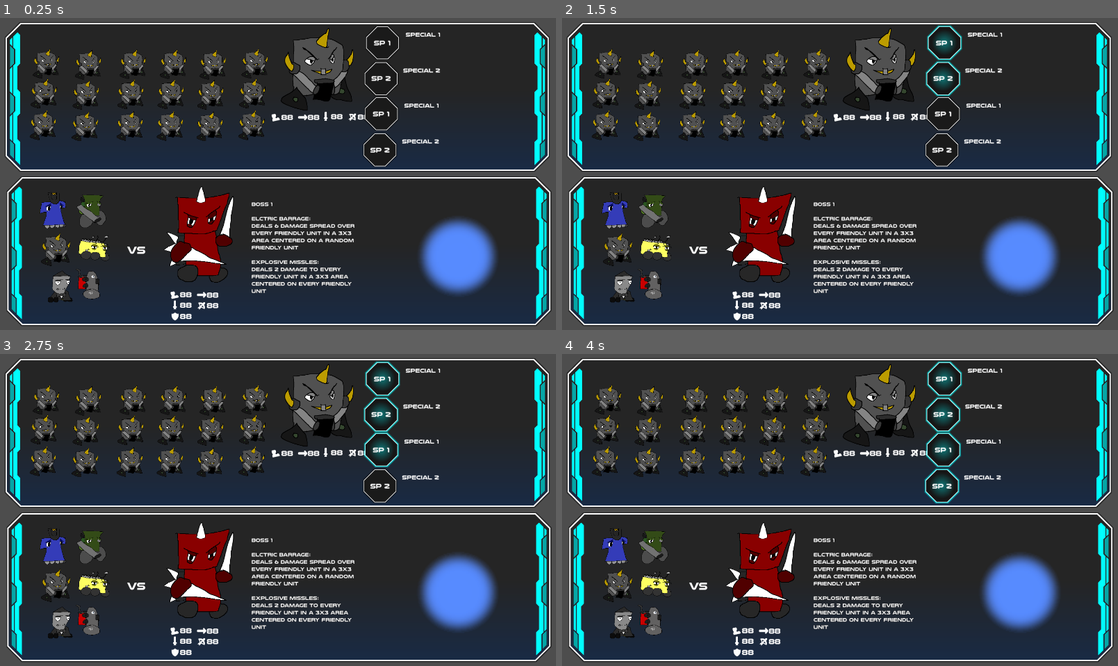
Above: before the commit, frames 1-4 (two rows, left to right).
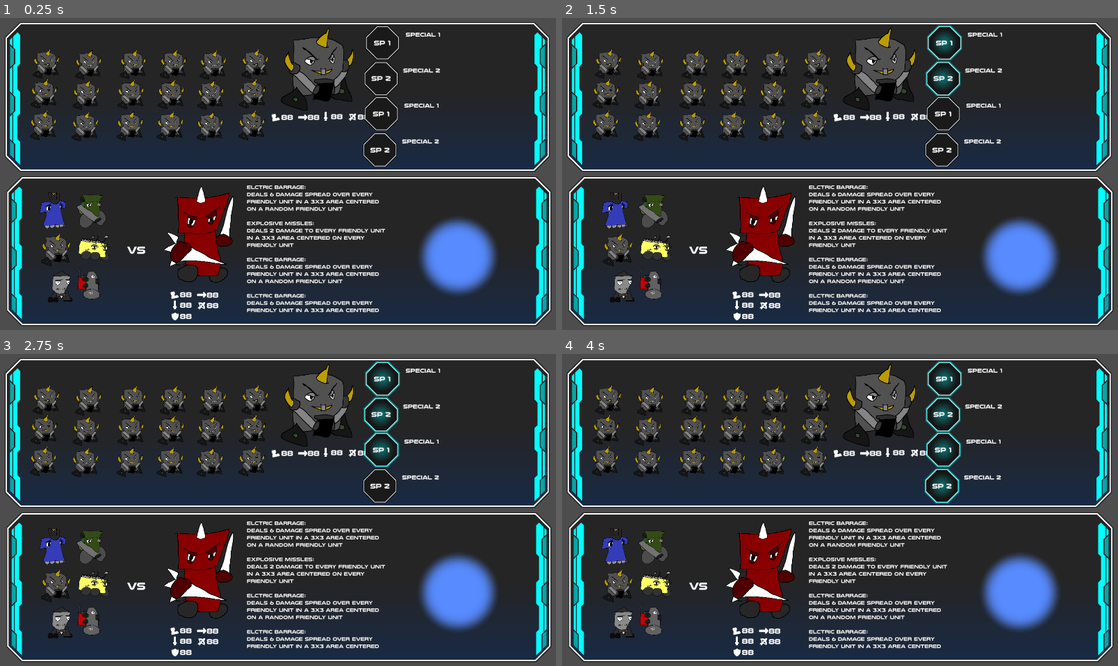
Above: after the commit, the same moments.

Repository: ScottHo/tactics
Game: Godot game, scene res://MainGui.tscn
Same seed, same stepped clock (60 frames per second), same inputs: the game is played once before the commit and once after it. This scene is started directly instead of the project's main scene.
Inputs:
- Up to frame 1 (0.25 s): no input
- Up to frame 2 (1.5 s): click "SP 1" at 0.5 s; click "SP 2" at 1.25 s
- Up to frame 3 (2.75 s): click "SP 1" at 2 s
- Up to frame 4 (4 s): click "SP 2" at 2.75 s; click "SP 1" at 3.5 s

The runs differ from the first frame. In frame 1, 3.6% of the frame differs, in the area x 44-70%, y 53-95%; in frame 2, 3.6%; in frame 3, 3.6%; in frame 4, 3.6%.

Commit message:
More concept

Diff:
--- a/MainGui.tscn
+++ b/MainGui.tscn
@@ -420,17 +420,22 @@
 
 [node name="Label" type="Label" parent="ReferenceRect2"]
 layout_mode = 0
-offset_left = 588.517
-offset_top = 43.523
-offset_right = 888.517
-offset_bottom = 301.523
-text = "Boss 1
+offset_left = 576.044
+offset_top = -2.80389
+offset_right = 976.044
+offset_bottom = 375.196
+text = "Elctric Barrage:
+Deals 6 damage spread over every friendly unit in a 3x3 area centered on a random friendly unit
+
+Explosive Missles:
+Deals 2 damage to every friendly unit in a 3x3 area centered on every friendly unit
 
 Elctric Barrage:
 Deals 6 damage spread over every friendly unit in a 3x3 area centered on a random friendly unit
 
-Explosive Missles:
-Deals 2 damage to every friendly unit in a 3x3 area centered on every friendly unit"
+Elctric Barrage:
+Deals 6 damage spread over every friendly unit in a 3x3 area centered on a random friendly unit
+"
 label_settings = SubResource("LabelSettings_ufm1a")
 autowrap_mode = 2
 
